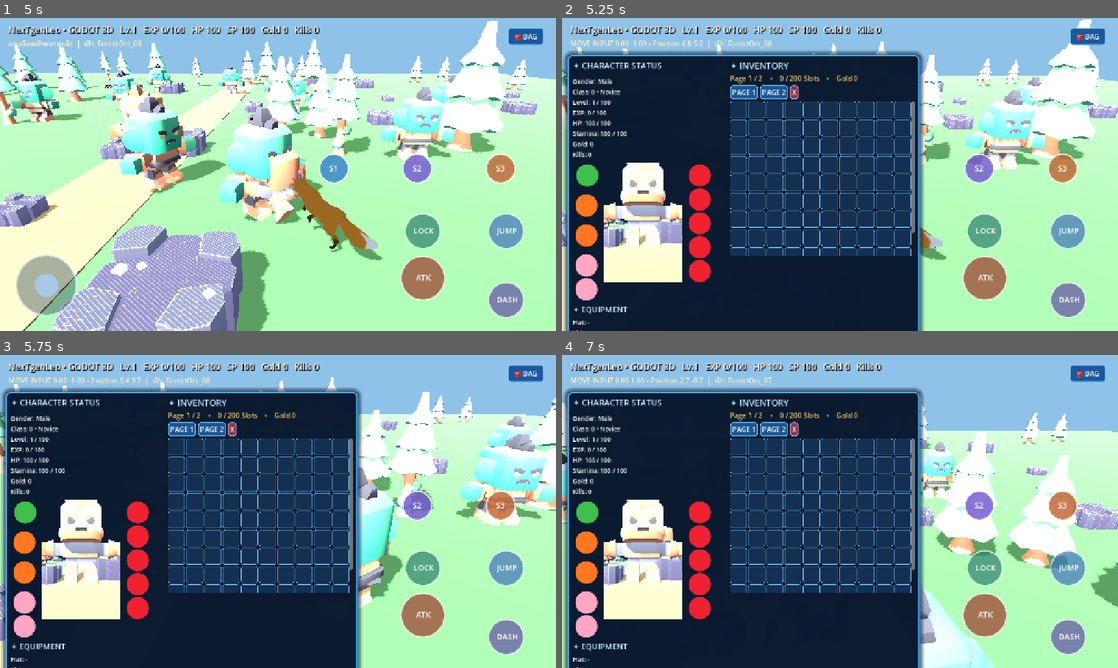
Above: before the commit, frames 1-4 (two rows, left to right).
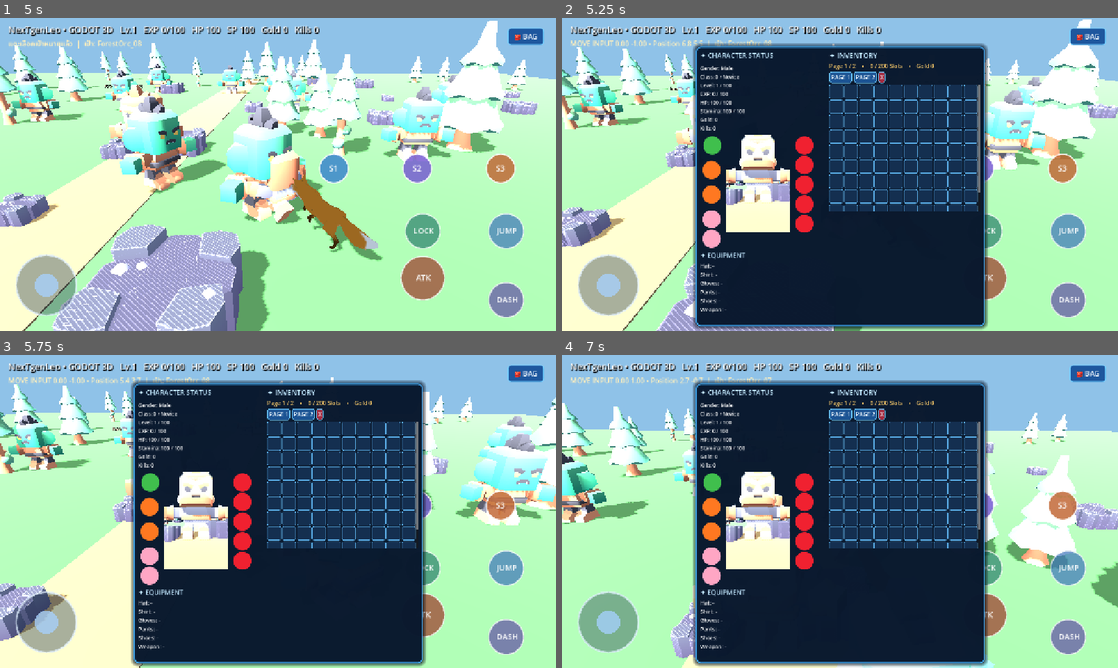
Above: after the commit, the same moments.

Repository: redfullmoon209-debug/NexTgenLeo
Game: Godot game, scene res://godot_src/main.tscn
Same seed, same stepped clock (60 frames per second), same inputs: the game is played once before the commit and once after it.
Inputs (mouse positions are in pixels of both pictures, inside the frame that each line leads up to):
- Up to frame 1 (5 s): tap Enter at 0.5 s; move the mouse to (400, 158) at 0.52 s; hold D (leo_right) 0.53-1.25 s; hold F (leo_attack) 0.53-1.25 s; click (400, 158) at 0.67 s; tap Space at 0.77, 3.77 s; drag from (166, 190) to (250, 237) at 1.27 s; move the mouse to (333, 105) at 2.02 s; hold D (leo_right) 2.03-2.75 s; hold Tab (leo_lock) 2.03-2.75 s; drag from (250, 237) to (111, 127) at 2.77 s; move the mouse to (444, 221) at 3.52 s; hold A (leo_left) 3.53-4.25 s; tap Keypad Enter at 3.6 s; drag from (111, 127) to (194, 96) at 4.27 s
- Up to frame 2 (5.25 s): move the mouse to (867, 174) at 5.02 s; hold S (leo_back) from 5.03 s (still down); tap B at 5.1 s; click (867, 174) at 5.17 s
- Up to frame 3 (5.75 s): keep holding S (leo_back)
- Up to frame 4 (7 s): release S (leo_back) at 5.75 s; drag from (756, 433) to (728, 527) at 5.77 s; move the mouse to (962, 495) at 6.52 s; hold W (leo_forward) from 6.53 s (still down); hold F (leo_attack) from 6.53 s (still down); tap Space at 6.77 s

Frame 1 is identical in both runs. In frame 2, 51% of the frame differs, in the area x 0-77%, y 8-100%; in frame 3, 51%; in frame 4, 52%.

Commit message:
Keep inventory fully on screen with responsive scale and centering on resize

Diff:
--- a/godot_src/main.gd
+++ b/godot_src/main.gd
@@ -932,11 +932,9 @@
     bag_button.pressed.connect(_toggle_bag)
     root.add_child(bag_button)
     bag_panel = PanelContainer.new()
-    bag_panel.position = Vector2(12, 84)
-    bag_panel.custom_minimum_size = Vector2(800, 520)
-    var view_size := get_viewport().get_visible_rect().size
-    var fit_scale := minf(1.0, minf((view_size.x - 24.0) / 840.0, (view_size.y - 96.0) / 560.0))
-    bag_panel.scale = Vector2.ONE * maxf(0.4, fit_scale)
+    bag_panel.custom_minimum_size = Vector2(800, 550)
+    bag_panel.set_meta("responsive_inventory", true)
+    get_viewport().size_changed.connect(_fit_bag_to_screen)
     bag_panel.visible = false
     bag_panel.mouse_filter = Control.MOUSE_FILTER_STOP
     _style_bag_panel(bag_panel)
@@ -1001,6 +999,7 @@
     bag_grid.add_theme_constant_override("h_separation", 3)
     bag_grid.add_theme_constant_override("v_separation", 3)
     scrolling.add_child(bag_grid)
+    call_deferred("_fit_bag_to_screen")
 
 func _change_bag_page(page: int) -> void:
     bag_page = page
@@ -1050,6 +1049,7 @@
     status_column.add_child(preview_area)
     # Center: live 3D preview from the same player mesh resource, not a drawn silhouette.
     var viewport_box := SubViewportContainer.new()
+    viewport_box.clip_contents = true
     viewport_box.position = Vector2(72, 5)
     viewport_box.custom_minimum_size = Vector2(180, 275)
     viewport_box.mouse_filter = Control.MOUSE_FILTER_IGNORE
@@ -1136,3 +1136,20 @@
         style.set_corner_radius_all(4)
         button.add_theme_stylebox_override(state, style)
     button.add_theme_color_override("font_color", Color(1.0, 0.91, 0.65))
+
+func _fit_bag_to_screen() -> void:
+    if bag_panel == null:
+        return
+    # Measure the actual content after Godot's containers have laid it out.
+    # Scale from the real minimum size rather than assuming the panel is 800x550.
+    var viewport_size := get_viewport().get_visible_rect().size
+    var margin := 12.0
+    var top_reserved := minf(74.0, viewport_size.y * 0.09)
+    var available := Vector2(maxf(1.0, viewport_size.x - margin * 2.0), maxf(1.0, viewport_size.y - top_reserved - margin))
+    var natural_size := bag_panel.get_combined_minimum_size()
+    natural_size.x = maxf(natural_size.x, 800.0)
+    natural_size.y = maxf(natural_size.y, 550.0)
+    var factor := minf(1.0, minf(available.x / natural_size.x, available.y / natural_size.y))
+    bag_panel.scale = Vector2.ONE * factor
+    var rendered := natural_size * factor
+    bag_panel.position = Vector2(maxf(margin, (viewport_size.x - rendered.x) * 0.5), top_reserved + maxf(0.0, (available.y - rendered.y) * 0.5))
